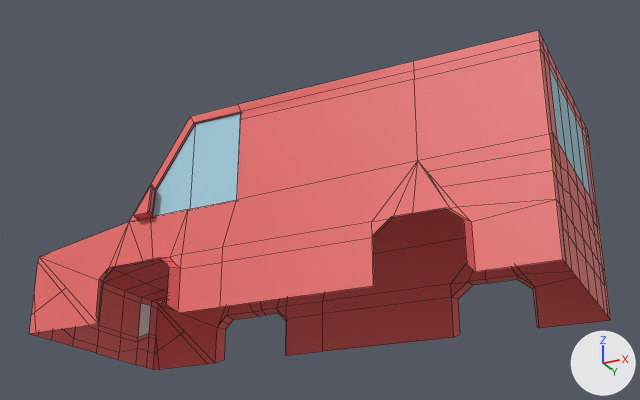
The FBX model Assets/Meshes/red DigiVan.fbx as it was, and as the next commit left it.
Rendered twice from a 50 mm lens placed at (7.47, -13.56, -4.74), pointed at (0.75, -0.12, 1.31). The lights are fixed; the arrows at lower right show +X, +Y and +Z. Mesh edges are drawn as thin lines. Where no turn or scale is listed for an object, it has been applied to the vertices. Vertices at the same position are counted once.
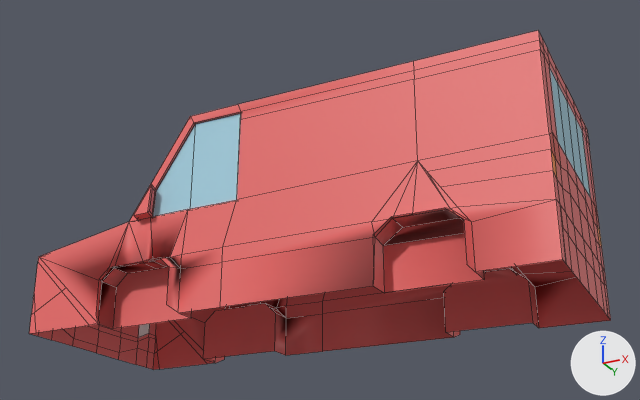
Boxes [x1, y1, x2, y2] around the edits, measured in the pictures (640 x 400 px):
part 1 of me_cube_001, added (red)
    after: [204, 269, 539, 363]
part 2 of me_cube_001, built on
    before: [100, 217, 392, 307]
    after: [99, 209, 484, 329]

The edits, one by one:
me_cube_001 is used by ob_cube; location (0.0, 0.0, 0.0).
me_cube_001 had 365 vertices, 340 faces and spanned x -4.23..5.28, y -2.07..2.07, z -1.0..2.63.
me_cube_001 now has 391 vertices, 368 faces and spans x -4.23..5.28, y -2.07..2.07, z -1.0..2.63.
Part 1, on me_cube_001:
17 new vertices lie (0.0, -0.45, 0.0) away from vertices in x -2.66..4.06, y 1.85..1.86, z -1.0..0.02.
16 new faces join them.
Part 2, on me_cube_001:
6 vertices are removed from x -2.54..2.5, y -2.05..-1.85, z -0.24..-0.11.
11 faces are deleted.
2 vertices are added at (2.53, -1.81, -0.22), (2.5, -1.42, -0.24).
8 new vertices lie (0.0, 0.38, 0.0) away from vertices in x -2.66..-1.0, y -1.85, z -1.0..0.0.
5 new vertices lie (0.0, 0.43, 0.0) away from vertices in x 2.5..4.06, y -1.85, z -1.0..0.02.
23 new faces join them.
